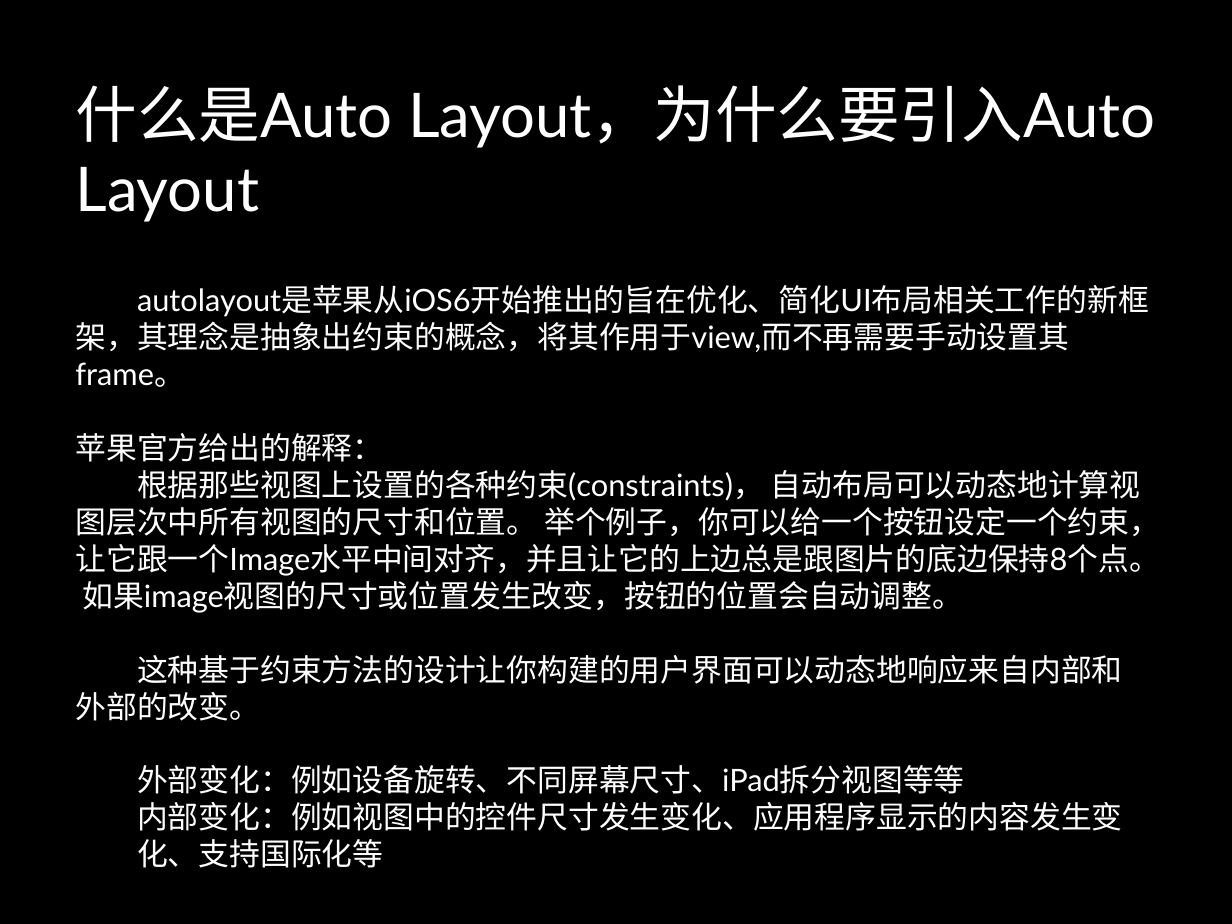
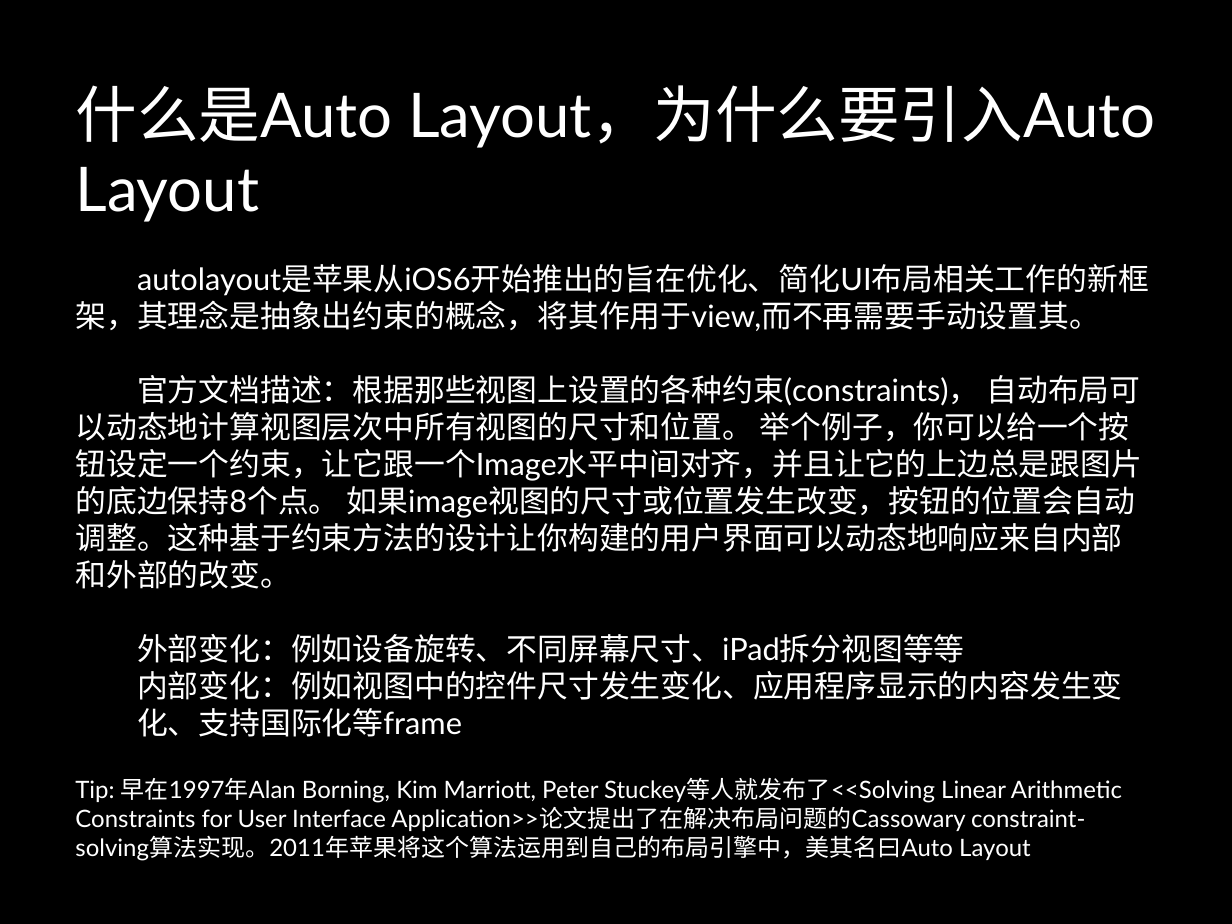
Before and after one commit to danalu/MyApp, a slide deck: slide 5 of Auto Layout.pptx. Drawn at 1232x924 pixels with LibreOffice and Linux fonts; fonts in the diff are those of the drawing; background and template pictures are left out. Boxes give left, top, right and bottom in pixels: in the first picture for what was removed or moved away, otherwise in the second. Text is boxed around its words. In the diff, an @@ line names an element or a change of style, - is before the commit and + after.

Commit message:
update

```diff
--- a/Auto Layout.pptx
+++ b/Auto Layout.pptx
@@ text "autolayout是苹果从iOS6开始推出的旨在优化、简化UI布局相关工作的新框架，其理念是抽象出约束的概念，将其作用 ...": place and size @@
-text "autolayout是苹果从iOS6开始推出的旨在优化、简化UI布局相关工作的新框架，其理念是抽象出约束的概念，将其作用 ..." at <box>75,285,1160,831</box>
+text "autolayout是苹果从iOS6开始推出的旨在优化、简化UI布局相关工作的新框架，其理念是抽象出约束的概念，将其作用 ..." at <box>75,264,1149,737</box>
@@ text at <box>75,264,1149,589</box>: text changed @@
-autolayout是苹果从iOS6开始推出的旨在优化、简化UI布局相关工作的新框架，其理念是抽象出约束的概念，将其作用于view,而不再需要手动设置其frame。
-苹果官方给出的解释：
-根据那些视图上设置的各种约束(constraints)， 自动布局可以动态地计算视图层次中所有视图的尺寸和位置。 举个例子，你可以给一个按钮设定一个约束，让它跟一个Image水平中间对齐，并且让它的上边总是跟图片的底边保持8个点。 如果image视图的尺寸或位置发生改变，按钮的位置会自动调整。
-这种基于约束方法的设计让你构建的用户界面可以动态地响应来自内部和外部的改变。
+autolayout是苹果从iOS6开始推出的旨在优化、简化UI布局相关工作的新框架，其理念是抽象出约束的概念，将其作用于view,而不再需要手动设置其。
+官方文档描述：根据那些视图上设置的各种约束(constraints)， 自动布局可以动态地计算视图层次中所有视图的尺寸和位置。 举个例子，你可以给一个按钮设定一个约束，让它跟一个Image水平中间对齐，并且让它的上边总是跟图片的底边保持8个点。 如果image视图的尺寸或位置发生改变，按钮的位置会自动调整。这种基于约束方法的设计让你构建的用户界面可以动态地响应来自内部和外部的改变。
@@ text at <box>137,671,1123,737</box>: text changed @@
-  内部变化：例如视图中的控件尺寸发生变化、应用程序显示的内容发生变化、支持国际化等
+  内部变化：例如视图中的控件尺寸发生变化、应用程序显示的内容发生变化、支持国际化等frame
@@ text added at <box>75,778,1122,861</box>, 14 pt, text #FFFFFF @@
+Tip: 早在1997年Alan Borning, Kim Marriott, Peter Stuckey等人就发布了<<Solving Linear Arithmetic Constraints for User Interface Application>>论文提出了在解决布局问题的Cassowary constraint-solving算法实现。2011年苹果将这个算法运用到自己的布局引擎中，美其名曰Auto Layout
```
Also in this commit, not shown: 2 other slides changed, 7 slides added.
